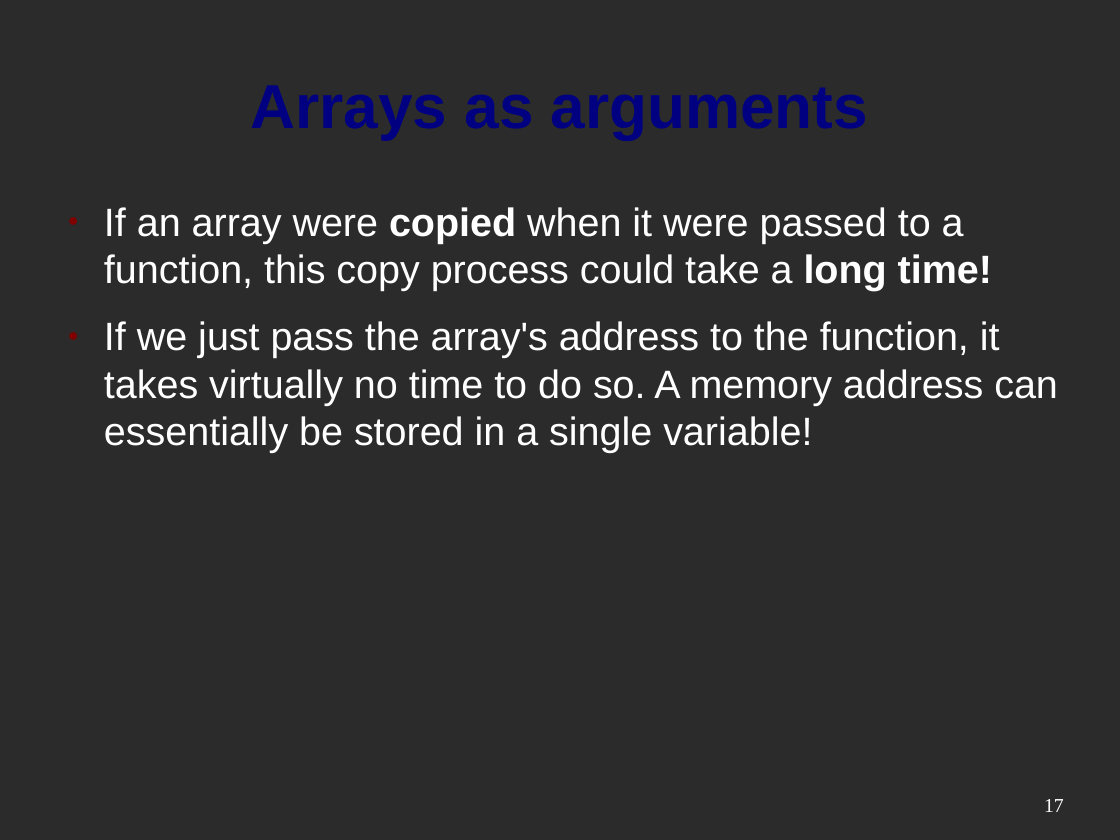
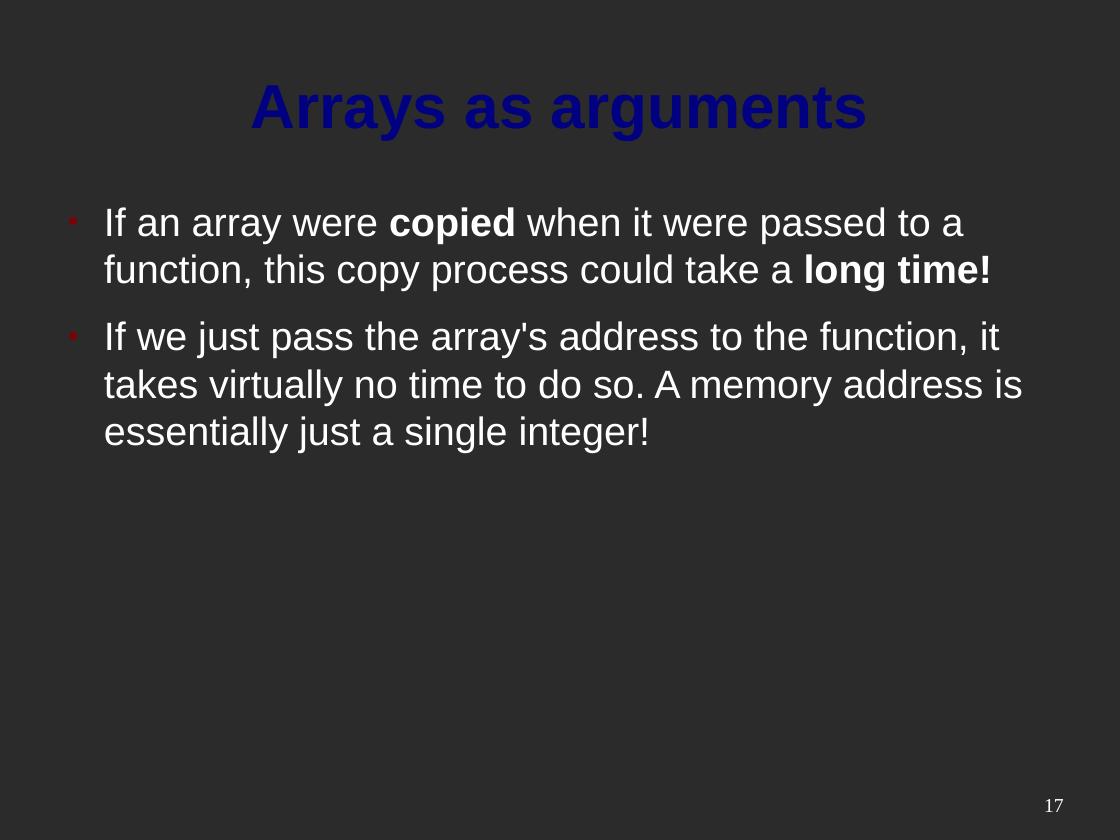
Before and after one commit to mactwist555/CPP-Course, a slide deck: slide 17 of Week 02/3 Arrays.odp. Drawn at 1120x840 pixels with LibreOffice and Linux fonts; fonts in the diff are those of the drawing; background and template pictures are left out; a plain dark background stands for a picture behind light text. Boxes give left, top, right and bottom in pixels: in the first picture for what was removed or moved away, otherwise in the second. Text is boxed around its words. In the diff, an @@ line names an element or a change of style, - is before the commit and + after.

Commit message:
fixed mistake in arrays presentation

```diff
--- a/Week 02/3 Arrays.odp
+++ b/Week 02/3 Arrays.odp
@@ text at (x1=104, y1=321, x2=1023, y2=453): text changed @@
-● If we just pass the array's address to the function, it takes virtually no time to do so. A memory address can essentially be stored in a single variable!
+● If we just pass the array's address to the function, it takes virtually no time to do so. A memory address is essentially just a single integer!
```
Also in this commit, not shown: 2 other slides changed.
